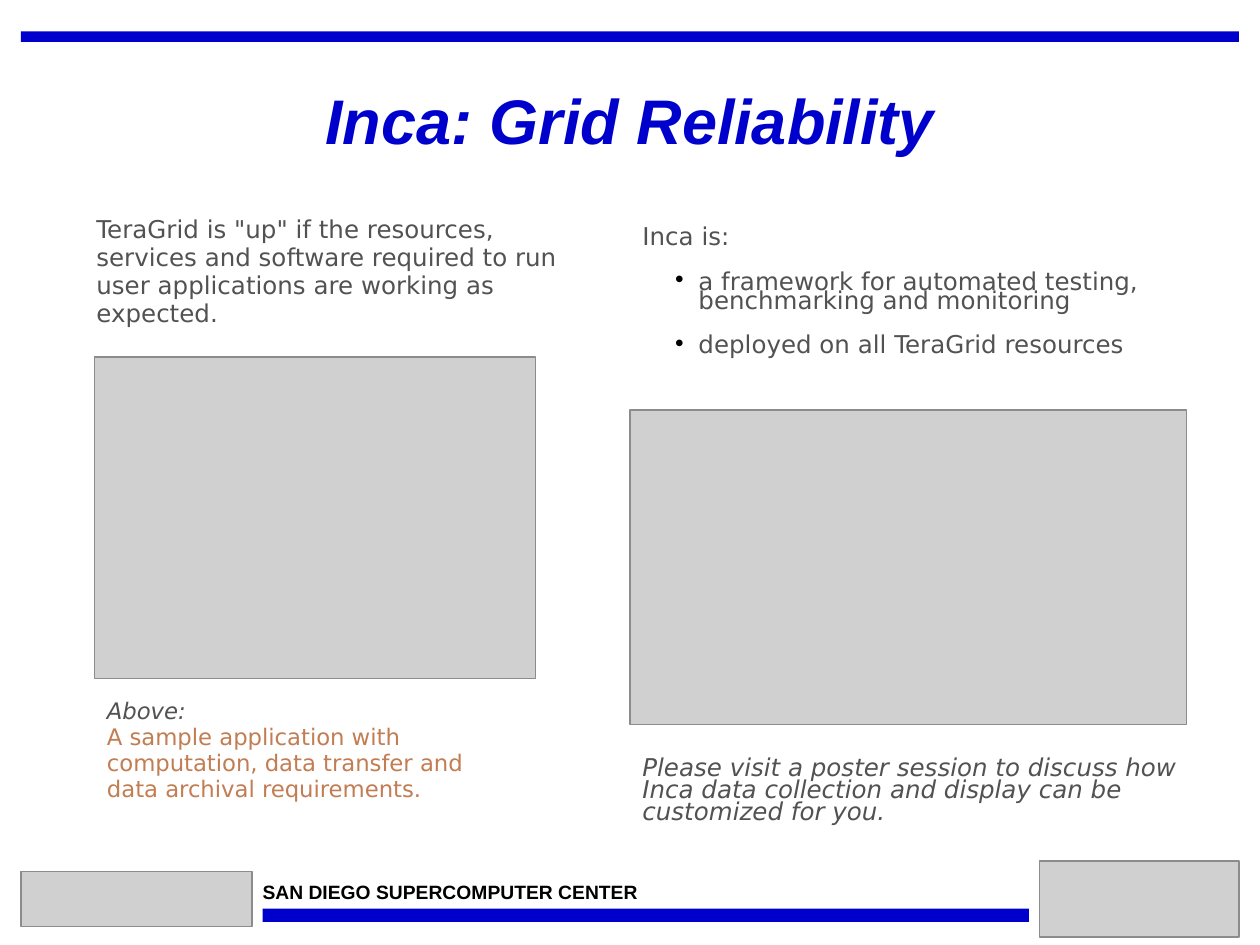
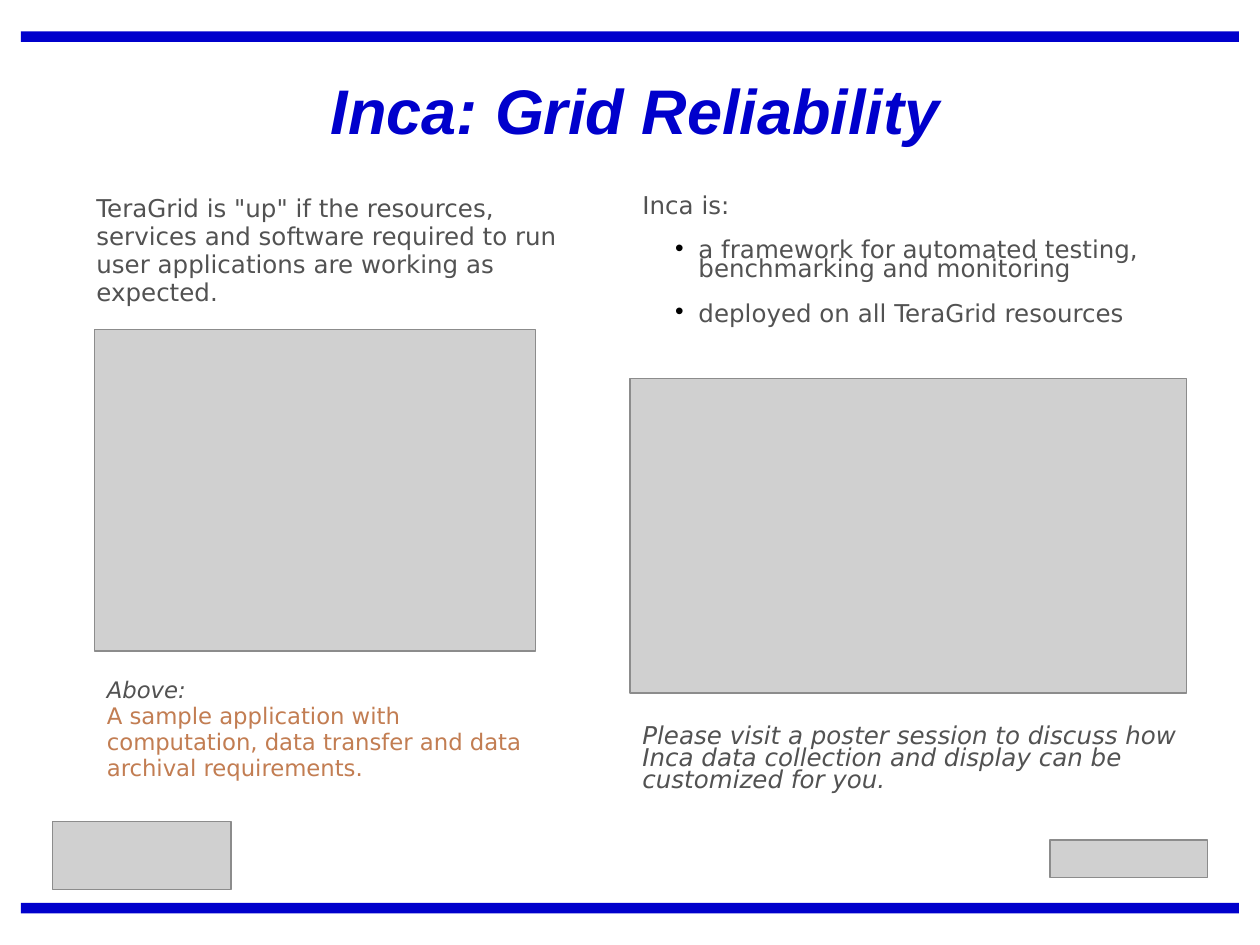
Before and after one commit to IncaProject/inca-xsede, a slide deck: slide 1 of talks/tg06-sergiu.ppt. Drawn at 1260x945 pixels with LibreOffice and Linux fonts; fonts in the diff are those of the drawing; grey boxes stand for pictures. Boxes give left, top, right and bottom in pixels: in the first picture for what was removed or moved away, otherwise in the second. Text is boxed around its words. In the diff, an @@ line names an element or a change of style, - is before the commit and + after.

Commit message:
ungroup bottom images

```diff
--- a/talks/tg06-sergiu.ppt
+++ b/talks/tg06-sergiu.ppt
@@ title "Inca: Grid Reliability": place and size @@
-title "Inca: Grid Reliability" at [325,98,934,156]
+title "Inca: Grid Reliability" at [331,88,939,145]
@@ text "TeraGrid is "up" if the ...": place and size @@
-text "TeraGrid is "up" if the ..." at [96,219,556,327]
+text "TeraGrid is "up" if the ..." at [96,198,556,306]
@@ picture: place and size @@
-picture at [94,357,536,678]
+picture at [94,330,536,651]
@@ text "Above: A sample application with ..." rewrapped from [107,701,463,802] to [107,680,521,781] @@
@@ 2 texts, 1 picture: place and size @@
-2 texts, 1 picture at [630,226,1187,825]
+2 texts, 1 picture at [630,195,1187,793]
@@ picture: place and size @@
-picture at [21,872,252,927]
+picture at [53,822,232,890]
@@ picture: place and size @@
-picture at [1040,861,1239,936]
+picture at [1050,840,1207,878]
@@ text removed at [263,885,637,900] @@
-SAN DIEGO SUPERCOMPUTER CENTER
@@ rectangle: place and size @@
-rectangle at [262,908,1028,922]
+rectangle at [21,903,1240,914]
@@ rectangle at [21,903,1240,914]: mirrored @@
```
